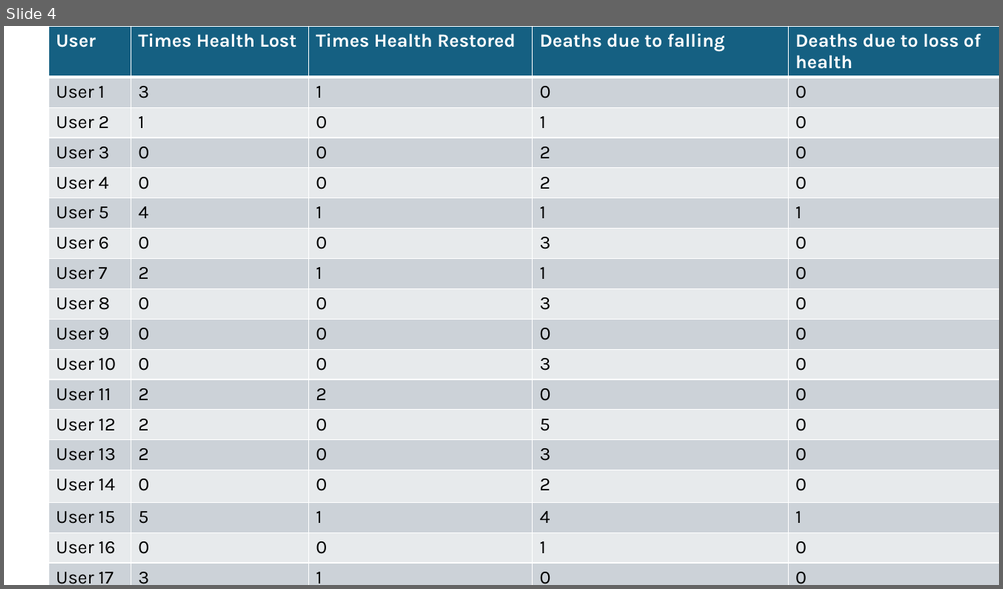
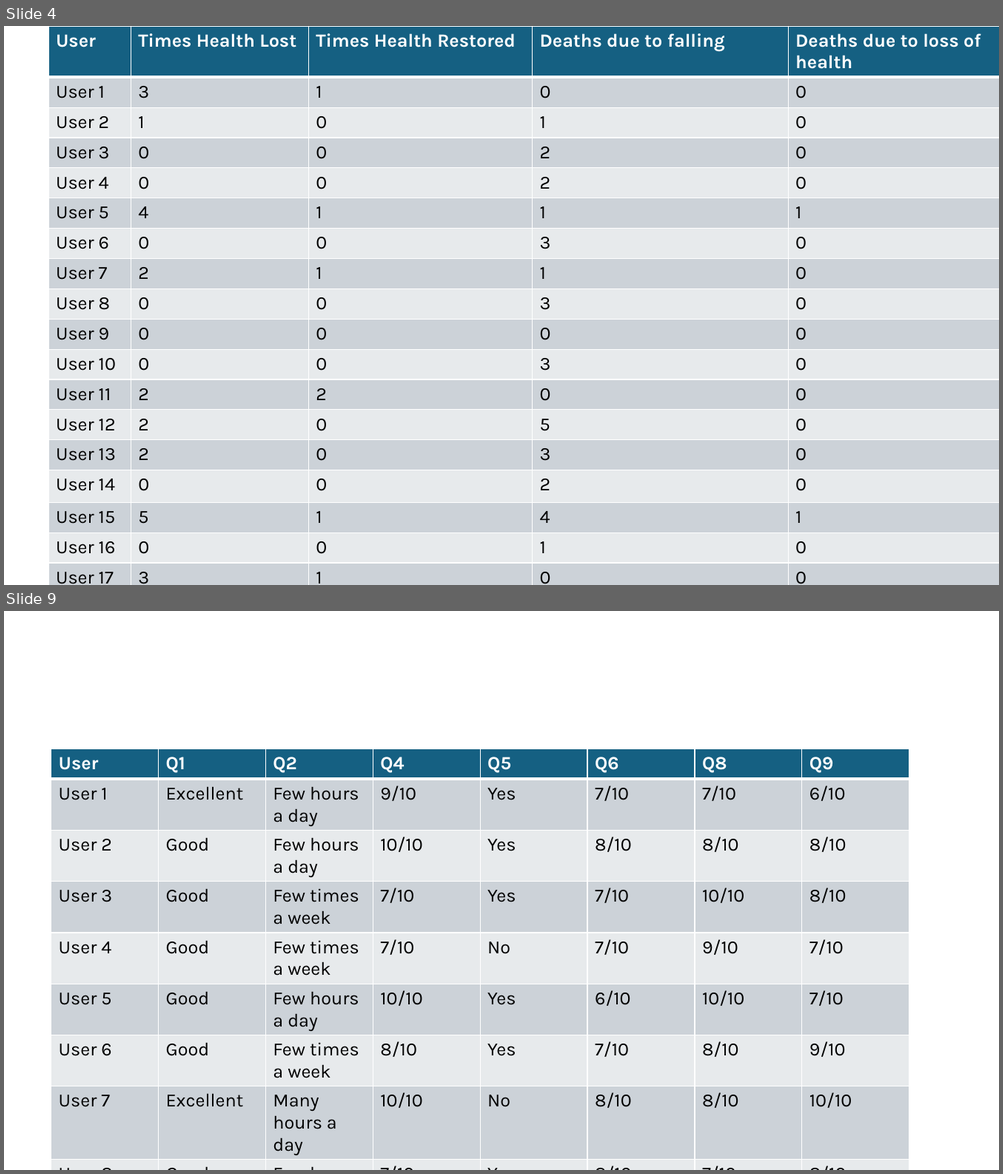
Before and after one commit to jerryf276/Honours-Project-PCG-of-3D-Platformers-, a slide deck: Documents/Diagrams for Dissertation/Tables of text responses.pptx. Shown one above the other, each under a label of ours: slide 4 before the commit, slides 4 and 9 after it; the slides between them are not shown. The pictures are 1003x589 and 1003x1174 pixels, drawn with LibreOffice and Linux fonts; fonts in the diff are those of the drawing. Boxes give left, top, right and bottom in pixels: in the first picture for what was removed or moved away, otherwise in the second. Text is boxed around its words. In the diff, an @@ line names an element or a change of style, - is before the commit and + after.

```diff
--- a/Documents/Diagrams for Dissertation/Tables of text responses.pptx
+++ b/Documents/Diagrams for Dissertation/Tables of text responses.pptx
@@ slide 9 added at (4,611,999,1170), background #FFFFFF @@
@@ table added at (51,749,910,1170), 19 rows, 8 columns @@
+User | Q1 | Q2 | Q4 | Q5 | Q6 | Q8 | Q9
+User 1 | Excellent | Few hours a day | 9/10 | Yes | 7/10 | 7/10 | 6/10
+User 2 | Good | Few hours a day | 10/10 | Yes | 8/10 | 8/10 | 8/10
+User 3 | Good | Few times a week | 7/10 | Yes | 7/10 | 10/10 | 8/10
+User 4 | Good | Few times a week | 7/10 | No | 7/10 | 9/10 | 7/10
+User 5 | Good | Few hours a day | 10/10 | Yes | 6/10 | 10/10 | 7/10
+User 6 | Good | Few times a week | 8/10 | Yes | 7/10 | 8/10 | 9/10
+User 7 | Excellent | Many hours a day | 10/10 | No | 8/10 | 8/10 | 10/10
+User 8 | Good | Few hours a day | 7/10 | Yes | 8/10 | 7/10 | 8/10
+User 9 | Good | Many hours a day | 8/10 | Yes | 6/10 | 10/10 | 9/10
+User 10 | Good | Few hours a day | 8/10 | No | 9/10 | 10/10 | 10/10
+User 11 | Good | Many hours a day | 7/10 | Yes | 8/10 | 6/10 | 9/10
+User 12 |  |  |  |  |  |  | 
+User 13 |  |  |  |  |  |  | 
+User 14 |  |  |  |  |  |  | 
+User 15 |  |  |  |  |  |  | 
+User 16 |  |  |  |  |  |  | 
+User 17 |  |  |  |  |  |  | 
+User 18 |  |  |  |  |  |  | 
```
Also in this commit, not shown: 1 slide changed, 3 other slides added, 1 slide removed, 1 other file.
